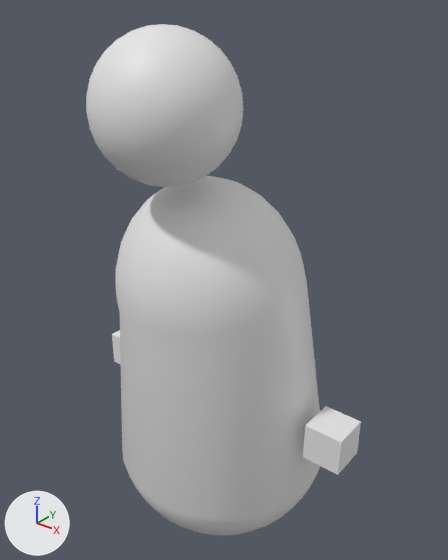
The Blender file Assets/Art/Models/Unit/Giant Base.blend, before and after one commit.
Rendered twice from a camera (50 mm lens) standing at (4.54, -5.64, 7.2) and looking at (-0.02, 0.06, 3.66). Lighting does not change. The marker at lower left points along +X, +Y and +Z.

Before the edit, the objects in view are built like this:
```python
mat_material = principled_material('Material')
mat_material.base_color = (0.8, 0.8, 0.8)  # white #e7e7e7
me_base = bpy.data.meshes.new('Base')
me_base.from_pydata(...)  # 964 vertices, 1024 faces; spans x -1.47..1.47, y -1.73..1.47, z -0.15..6.8
me_base.polygons.foreach_set('use_smooth', [True] * 1024)
me_base.materials.append(mat_material)  # white #e7e7e7
me_left_hand = bpy.data.meshes.new('Left Hand')
me_left_hand.from_pydata(...)  # a box spanning x -0.25..0.25, y -0.25..0.25, z -0.25..0.25
me_left_hand.materials.append(mat_material)  # white #e7e7e7
me_right_hand = bpy.data.meshes.new('Right Hand')
me_right_hand.from_pydata(...)  # a box spanning x -0.25..0.25, y -0.25..0.25, z -0.25..0.25
me_right_hand.materials.append(mat_material)  # white #e7e7e7
ob_base = bpy.data.objects.new('Base', me_base)
ob_base.location = (0.0, 0.0, 0.0)
ob_left_hand = bpy.data.objects.new('Left Hand', me_left_hand)
ob_left_hand.parent = ob_base
ob_left_hand.location = (1.75, 0.0, 2.0)
ob_right_hand = bpy.data.objects.new('Right Hand', me_right_hand)
ob_right_hand.parent = ob_base
ob_right_hand.location = (-1.75, 0.0, 2.0)
```
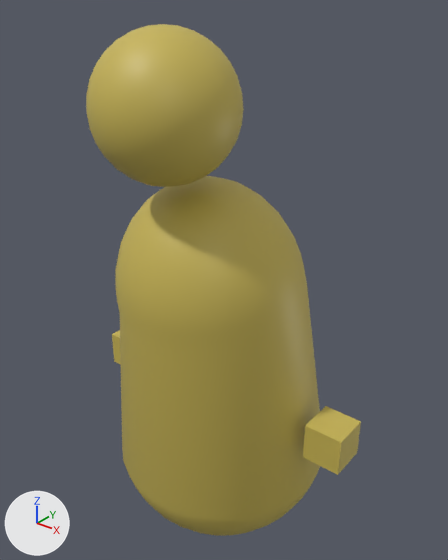
Boxes [x1, y1, x2, y2] around the edits, measured in the pictures (448 x 560 px):
'Base', surface changed (grey to yellow): [86, 24, 320, 536] in both
'Left Hand', surface changed (white to yellow): [303, 406, 361, 475] in both
'Right Hand', surface changed (grey to yellow): [112, 330, 121, 365] in both

What the commit changed:
Picture 'palette.png' (img_palette_png) is new.
In material 'Material' (mat_material), base_color is no longer (0.8, 0.8, 0.8), white #e7e7e7.
In material 'Material' (mat_material), texture is now set to img_palette_png.
me_base has 964 vertices, 1024 faces and spans x -1.47..1.47, y -1.73..1.47, z -0.15..6.8.
me_base is used by ob_base; location (0.0, 0.0, 0.0).
me_base part 1: texture (UV) coordinates of 1024 of 1024 faces, centred in x -1.41..1.41, y -1.72..1.41, z -0.13..6.79, changed; they spanned u 0.0..1.0, v 0.0..1.0 and now span u 0.66..0.66, v 0.15..0.15.
